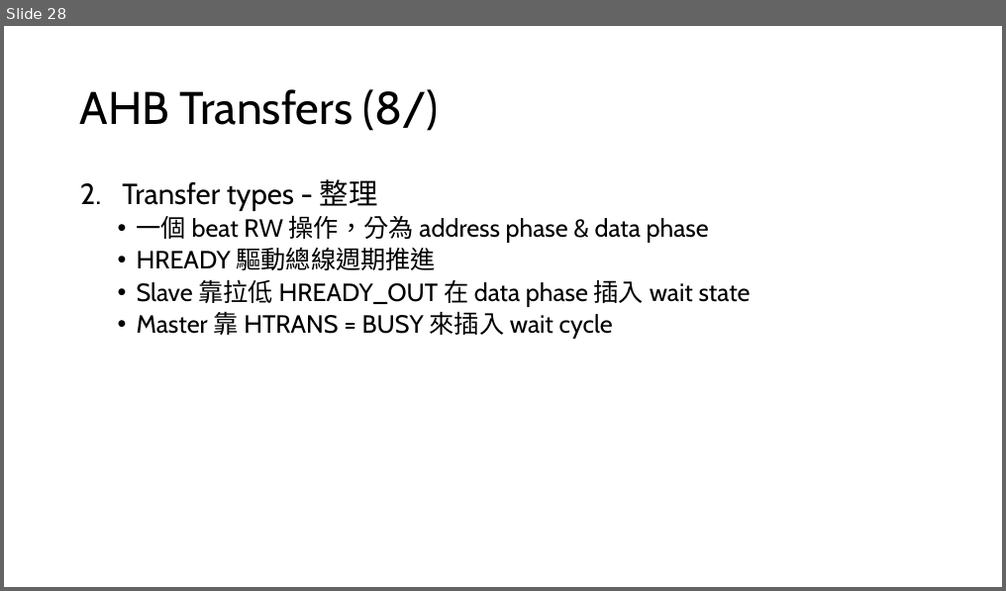
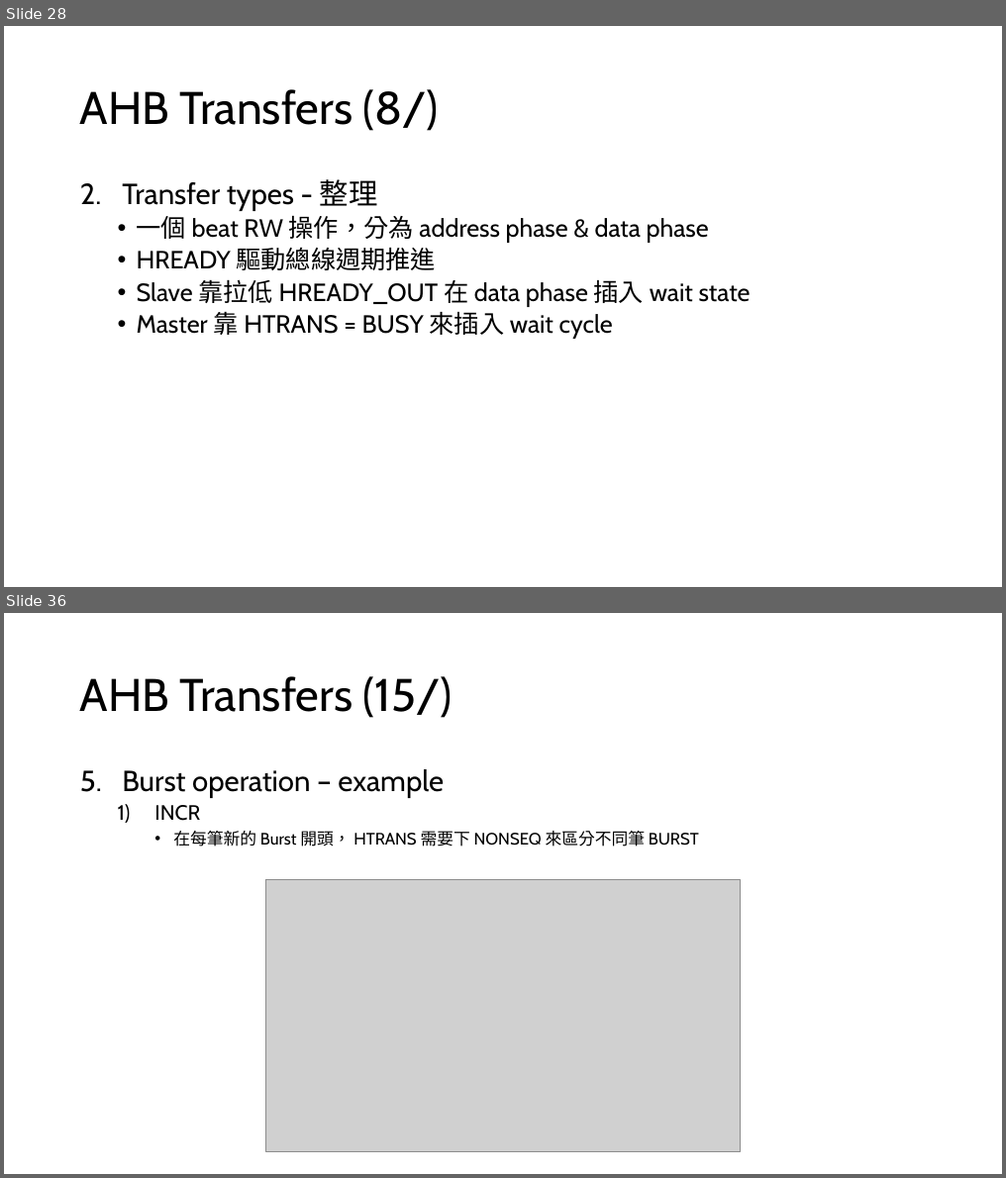
Before and after one commit to s9001055/DV_learning, a slide deck: AMBA/AMBA_learning.pptx. Shown one above the other, each under a label of ours: slide 28 before the commit, slides 28 and 36 after it; the slides between them are not shown. The pictures are 1006x591 and 1006x1178 pixels, drawn with LibreOffice and Linux fonts; fonts in the diff are those of the drawing; grey boxes stand for pictures. Boxes give left, top, right and bottom in pixels: in the first picture for what was removed or moved away, otherwise in the second. Text is boxed around its words. In the diff, an @@ line names an element or a change of style, - is before the commit and + after.

Commit message:
Modify: AMBA/AMBA_learning.pptx 1. Add chapter2 Locked transfers 2. Add chapter2 Transfer size 3. Add chapter2 Burst operation

```diff
--- a/AMBA/AMBA_learning.pptx
+++ b/AMBA/AMBA_learning.pptx
@@ slide 36 added at [4, 613, 1002, 1174], background #FFFFFF @@
@@ title added at [80, 676, 452, 718], 44 pt, text #000000 @@
+AHB Transfers (15/)
@@ text added at [122, 769, 699, 847], 16 pt, text #000000 @@
+5. Burst operation – example
+  1) INCR
+    • 在每筆新的 Burst 開頭， HTRANS 需要下 NONSEQ 來區分不同筆 BURST
@@ picture added at [265, 879, 741, 1152] @@
```
Also in this commit, not shown: 1 slide changed, 6 other slides added, 1 other file.
